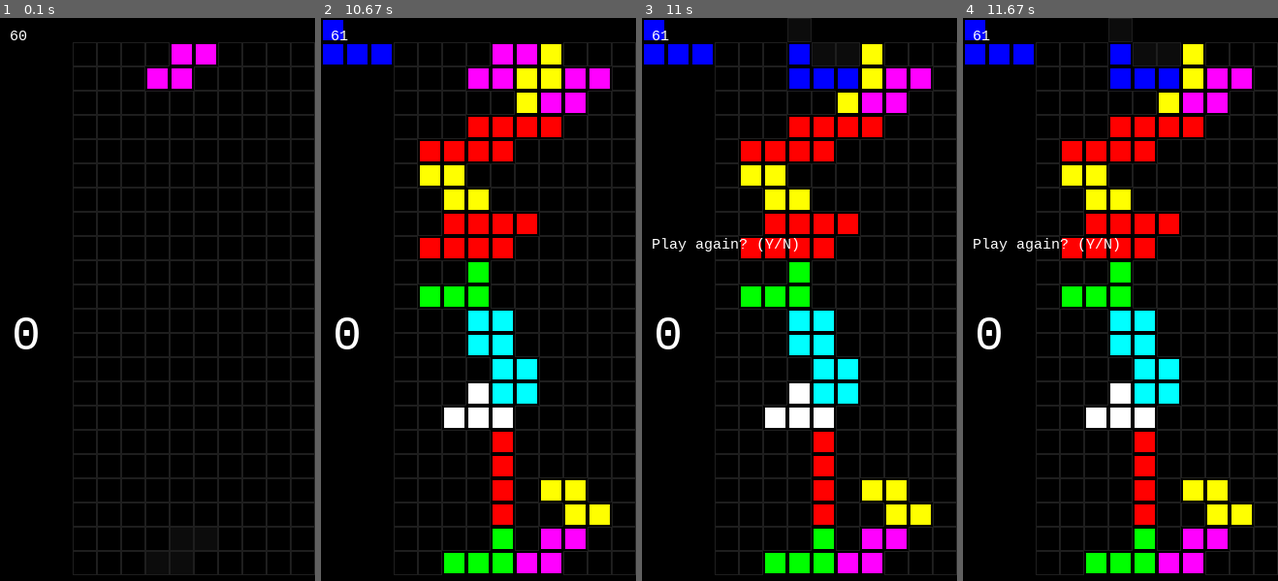
Above: before the commit, frames 1-4 (left to right).
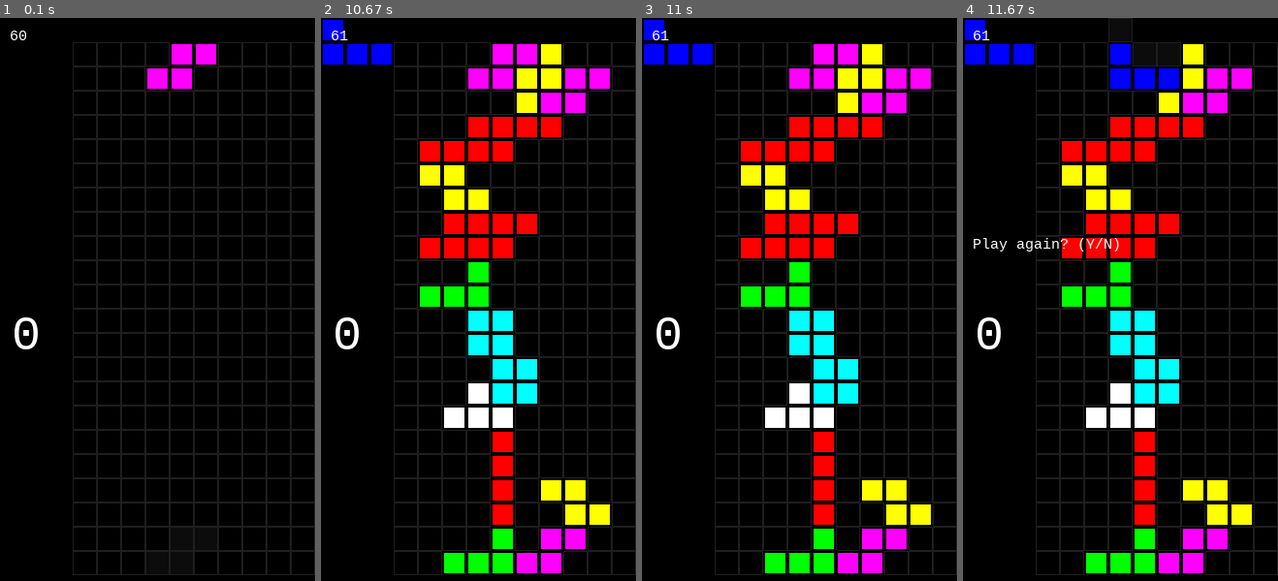
Above: after the commit, the same moments.

Repository: mionick/Tetris-Pygame
Game: pygame game, started from main.py
Same seed, same stepped clock (60 frames per second), same inputs: the game is played once before the commit and once after it.
Inputs:
- Up to frame 1 (0.1 s): no input
- Up to frame 2 (10.67 s): tap Right Shift at 0.33, 1.38, 2.55, 5.45, 8.25 s; hold Left 0.67-1.2 s; tap Space at 0.73, 1.03, 1.3, 2.07, 2.47, 2.77, 3.13, 3.53, 3.83, 4.87, 5.17, 5.37, 5.67, 5.93, 6.27, 6.57, 7.77, 8.17, 8.47, 8.67, 8.97, 9.17, 10.57 s; tap Shift at 0.82, 2.15, 3.62, 4.95, 6.35, 7.85, 9.25, 10.65 s; hold Down 1.23-1.53 s; hold Up 2-2.37 s; hold Right 2.4-3.03 s; hold Down 3.07-3.43 s; hold Left 3.47-3.93 s; hold Right 4.8-5.27 s; hold Left 5.3-5.83 s; hold Down 5.87-6.17 s; hold Left 6.2-6.6 s; hold Down 7.7-8.07 s; hold Left 8.1-8.57 s; hold Right 8.6-9.07 s; hold Up 9.1-9.4 s; hold Down from 10.5 s (still down)
- Up to frame 3 (11 s): release Down at 10.8 s
- Up to frame 4 (11.67 s): no input

Frames 1-2 are identical in both runs. In frame 3, 1.9% of the frame differs, in the area x 3-70%, y 0-42%; in frame 4, nothing differs.

Commit message:
Levelling system
Added basic levelling system where the fall rate of the block =
2+lines_cleared/10

Also enabled the active piece to "slide" a little bit before it sticks
to the board. This also changes as the lines cleared goes up, because
the piece is falling faster and therefore "sticking" more quickly.

Fixed bug where the stored piece would disappear if player tried to
switch at the wrong time.

Diff:
--- a/GameObjects.py
+++ b/GameObjects.py
@@ -164,6 +164,8 @@
     lines_total = 0
     linefont = pygame.font.SysFont("monospace", 50)
     line_image = None
+    fall_rate = 2
+    touch_count = 0
 
     ##BOARD METHODS==================================================================
 
@@ -179,6 +181,10 @@
         Board.active = None
         Board.stored = None
         Board.gameOver = False
+        Board.fall_rate = 2
+        Board.lines_total = 0
+        Board.line_image = Board.linefont.render(str(Board.lines_total),1, (255,255,255))
+
 
     def render(self, screen, offX, offY):
         for i in range(len(Board.board)):       #For each row
@@ -208,7 +214,7 @@
         Board.lines_total += count
         if count > 0:
             Board.line_image = Board.linefont.render(str(Board.lines_total),1, (255,255,255))
-
+            Board.fall_rate+= count/10.0
     def collideBorderX(self, tet=None):
         #returns 1 for left, 2 for right, 0 for neither
         #Defaults to using active
@@ -287,8 +293,11 @@
             return
         Board.active.y += 1
         if(self.collideY()):
-            Board.active.y -= 1
+            self.actDecY()
+            Board.touch_count+=1
+        if(Board.touch_count >Board.fall_rate):
             self.absorb()
+            Board.touch_count = 0
 
     def actDecY(self):
         if Board.active == None:
--- a/main.py
+++ b/main.py
@@ -57,7 +57,7 @@
 current_state = GameState.playing
 switched = False
 
-yUpdateRate = 2
+
 sinceYUpdate = 0
 
 #PLAYAGAIN THINGS===========================================
@@ -141,8 +141,13 @@
             board.create()
             switched = False
             sinceYUpdate = 0
+
+        ##Switching with Stored
+        if (InputHandler.store_button and not switched):
+            board.store()
+            switched = True
         #Drop piece by one
-        if (sinceYUpdate >= 1.0/yUpdateRate):
+        if (sinceYUpdate >= 1.0/board.fall_rate):
             board.actIncY()
             sinceYUpdate = 0
         #Or move left/right
@@ -157,11 +162,6 @@
         #Rotate Piece
         if (InputHandler.rotate_button):
             board.actRotate()
-
-        ##Switching with Stored
-        if (InputHandler.store_button and not switched):
-            board.store()
-            switched = True
         if (InputHandler.pause_button):
             current_state = GameState.paused
 
